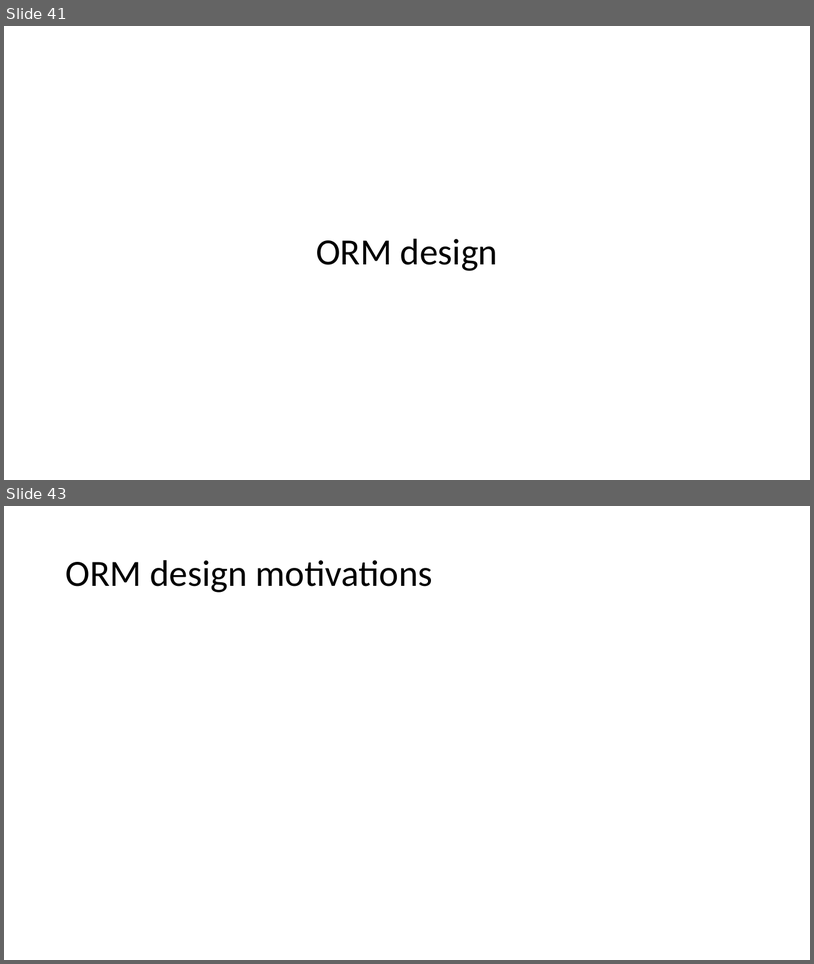
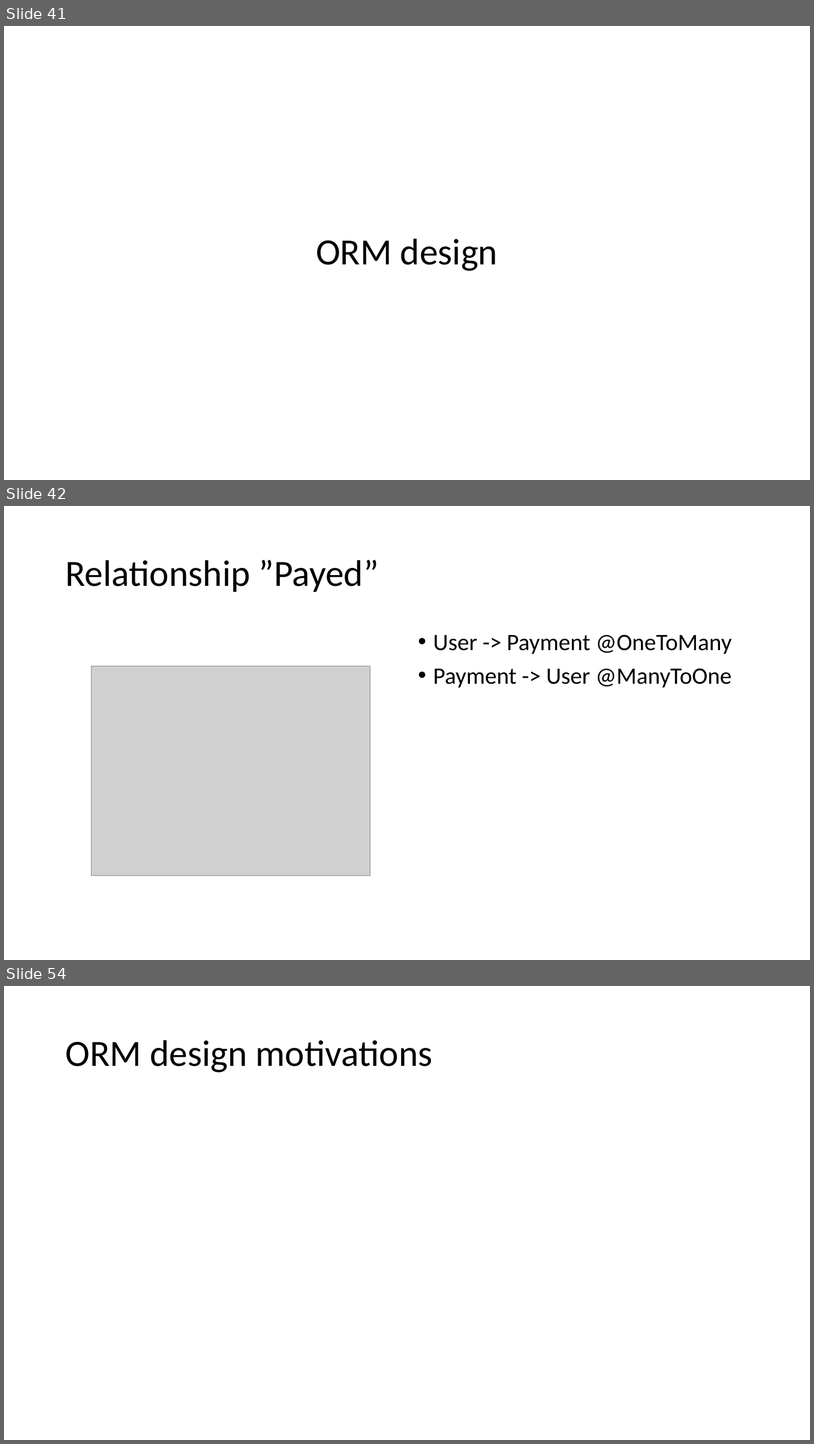
Before and after one commit to matteovisotto/DB2-SirianiVisotto, a slide deck: Documentation.pptx. Shown one above the other, each under a label of ours: slides 41 and 43 before the commit, slides 41, 42 and 54 after it; the slides between them are not shown. The pictures are 814x964 and 814x1444 pixels, drawn with LibreOffice and Linux fonts; fonts in the diff are those of the drawing; grey boxes stand for pictures. Boxes give left, top, right and bottom in pixels: in the first picture for what was removed or moved away, otherwise in the second. Text is boxed around its words. In the diff, an @@ line names an element or a change of style, - is before the commit and + after.

```diff
--- a/Documentation.pptx
+++ b/Documentation.pptx
@@ slide 42 added at bbox=[4, 506, 810, 960], background #FFFFFF @@
@@ title added at bbox=[65, 559, 379, 592], 44 pt, text #000000 @@
+Relationship ”Payed”
@@ text added at bbox=[434, 634, 732, 688], 28 pt, text #000000 @@
+• User -> Payment @OneToMany
+• Payment -> User @ManyToOne
@@ picture added at bbox=[91, 666, 370, 876] @@
@@ what was slide 43 is now slide 54 @@
```
Also in this commit, not shown: 4 slides changed, 16 other slides added, 1 slide removed, 2 other files.
